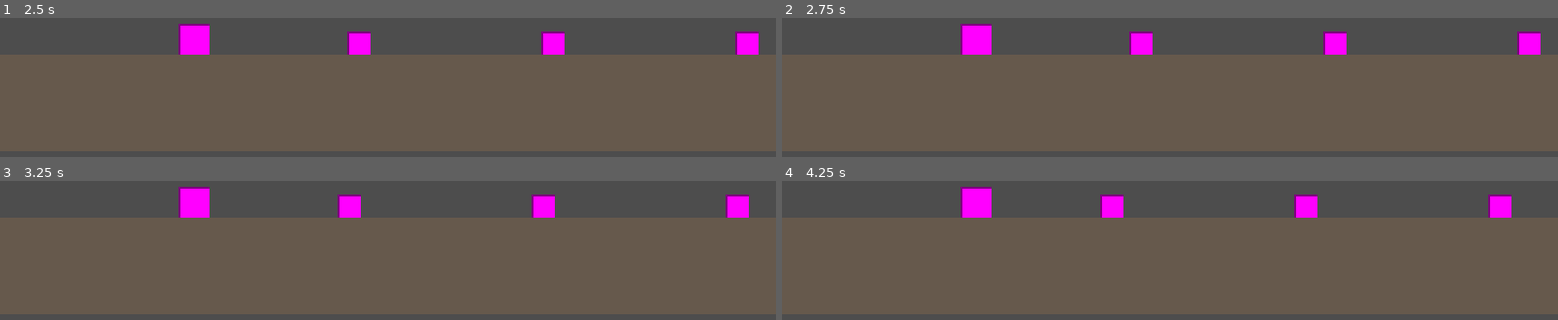
Above: before the commit, frames 1-4 (two rows, left to right).
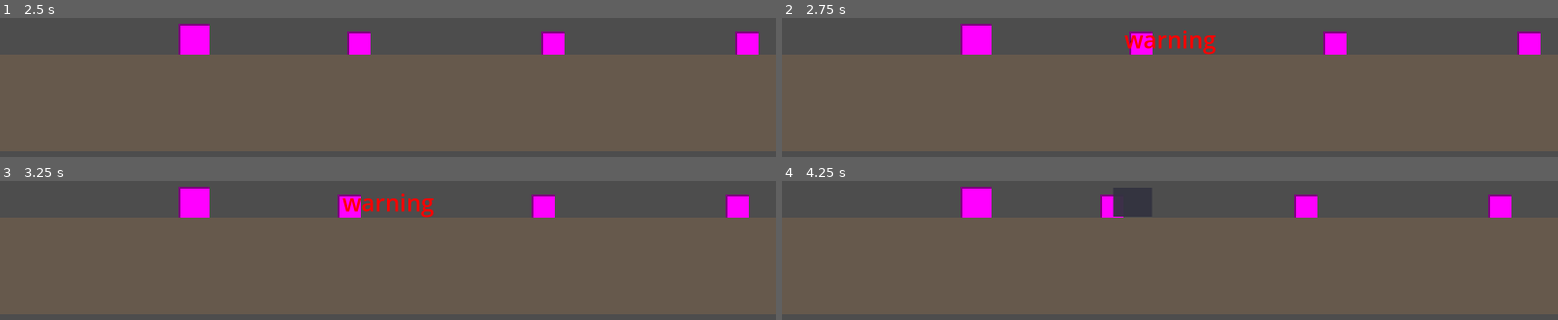
Above: after the commit, the same moments.

Repository: Lnx-Tao/GGJ2026
Game: Godot game, scene res://Scene/GameWorld.tscn
The game is run twice, just before and just after one commit, with the same random seed, the same clock (stepped at 60 frames per second) and the same inputs.
Inputs (mouse positions are in pixels of both pictures, inside the frame that each line leads up to):
- Up to frame 1 (2.5 s): tap Enter at 0.5, 2 s; move the mouse to (outside the picture) at 0.52 s; click (outside the picture) at 0.67 s; tap Space (ui_select) at 0.77, 1.25, 1.52 s; move the mouse to (232, 61) at 1.27 s; click (232, 61) at 1.42 s; move the mouse to (outside the picture) at 2.02 s; click (outside the picture) at 2.17 s
- Up to frame 2 (2.75 s): no input
- Up to frame 3 (3.25 s): move the mouse to (349, 289) at 2.77 s; click (349, 289) at 2.92 s; tap Space (ui_select) at 3.02 s
- Up to frame 4 (4.25 s): tap Space (ui_select) at 3.5, 3.77 s; move the mouse to (1402, 267) at 3.52 s; click (1402, 267) at 3.67 s

Frame 1 is identical in both runs. In frame 2, 0.7% of the frame differs, in the area x 44-56%, y 9-27%; in frame 3, 0.7%; in frame 4, 1.0%, in the area x 42-48%, y 4-26%.

Commit message:
加入监管者本身和四个不同类型敌人
监管者和四个敌人

Diff:
--- /dev/null
+++ b/ggj-2026/Prefab/enemy_butler.tscn
@@ -0,0 +1,32 @@
+[gd_scene load_steps=4 format=3 uid="uid://butler001"]
+
+[ext_resource type="Script" path="res://Script/enemy_butler.gd" id="1_script"]
+
+[sub_resource type="PlaceholderTexture2D" id="PlaceholderTexture2D_rect"]
+size = Vector2(48, 48)
+
+[sub_resource type="SpriteFrames" id="SpriteFrames_idle"]
+animations = [{
+"frames": [{
+"duration": 1.0,
+"texture": SubResource("PlaceholderTexture2D_rect")
+}],
+"loop": true,
+"name": &"idle",
+"speed": 5.0
+}]
+
+[sub_resource type="RectangleShape2D" id="RectangleShape2D_body"]
+size = Vector2(48, 48)
+
+[node name="Butler" type="StaticBody2D"]
+collision_layer = 2
+collision_mask = 0
+script = ExtResource("1_script")
+
+[node name="AnimatedSprite2D" type="AnimatedSprite2D" parent="."]
+sprite_frames = SubResource("SpriteFrames_idle")
+animation = &"idle"
+
+[node name="CollisionShape2D" type="CollisionShape2D" parent="."]
+shape = SubResource("RectangleShape2D_body")
--- /dev/null
+++ b/ggj-2026/Prefab/enemy_dancer.tscn
@@ -0,0 +1,32 @@
+[gd_scene load_steps=4 format=3 uid="uid://dancer001"]
+
+[ext_resource type="Script" path="res://Script/enemy_dancer.gd" id="1_script"]
+
+[sub_resource type="PlaceholderTexture2D" id="PlaceholderTexture2D_rect"]
+size = Vector2(48, 48)
+
+[sub_resource type="SpriteFrames" id="SpriteFrames_idle"]
+animations = [{
+"frames": [{
+"duration": 1.0,
+"texture": SubResource("PlaceholderTexture2D_rect")
+}],
+"loop": true,
+"name": &"idle",
+"speed": 5.0
+}]
+
+[sub_resource type="RectangleShape2D" id="RectangleShape2D_body"]
+size = Vector2(48, 48)
+
+[node name="Dancer" type="StaticBody2D"]
+collision_layer = 2
+collision_mask = 0
+script = ExtResource("1_script")
+
+[node name="AnimatedSprite2D" type="AnimatedSprite2D" parent="."]
+sprite_frames = SubResource("SpriteFrames_idle")
+animation = &"idle"
+
+[node name="CollisionShape2D" type="CollisionShape2D" parent="."]
+shape = SubResource("RectangleShape2D_body")
--- /dev/null
+++ b/ggj-2026/Prefab/enemy_guard.tscn
@@ -0,0 +1,32 @@
+[gd_scene load_steps=4 format=3 uid="uid://guard001"]
+
+[ext_resource type="Script" path="res://Script/enemy_guard.gd" id="1_script"]
+
+[sub_resource type="PlaceholderTexture2D" id="PlaceholderTexture2D_rect"]
+size = Vector2(48, 48)
+
+[sub_resource type="SpriteFrames" id="SpriteFrames_idle"]
+animations = [{
+"frames": [{
+"duration": 1.0,
+"texture": SubResource("PlaceholderTexture2D_rect")
+}],
+"loop": true,
+"name": &"idle",
+"speed": 5.0
+}]
+
+[sub_resource type="RectangleShape2D" id="RectangleShape2D_body"]
+size = Vector2(48, 48)
+
+[node name="Guard" type="StaticBody2D"]
+collision_layer = 2
+collision_mask = 0
+script = ExtResource("1_script")
+
+[node name="AnimatedSprite2D" type="AnimatedSprite2D" parent="."]
+sprite_frames = SubResource("SpriteFrames_idle")
+animation = &"idle"
+
+[node name="CollisionShape2D" type="CollisionShape2D" parent="."]
+shape = SubResource("RectangleShape2D_body")
--- /dev/null
+++ b/ggj-2026/Prefab/enemy_princess.tscn
@@ -0,0 +1,32 @@
+[gd_scene load_steps=4 format=3 uid="uid://princess01"]
+
+[ext_resource type="Script" path="res://Script/enemy_princess.gd" id="1_script"]
+
+[sub_resource type="PlaceholderTexture2D" id="PlaceholderTexture2D_rect"]
+size = Vector2(48, 48)
+
+[sub_resource type="SpriteFrames" id="SpriteFrames_idle"]
+animations = [{
+"frames": [{
+"duration": 1.0,
+"texture": SubResource("PlaceholderTexture2D_rect")
+}],
+"loop": true,
+"name": &"idle",
+"speed": 5.0
+}]
+
+[sub_resource type="RectangleShape2D" id="RectangleShape2D_body"]
+size = Vector2(48, 48)
+
+[node name="Princess" type="StaticBody2D"]
+collision_layer = 2
+collision_mask = 0
+script = ExtResource("1_script")
+
+[node name="AnimatedSprite2D" type="AnimatedSprite2D" parent="."]
+sprite_frames = SubResource("SpriteFrames_idle")
+animation = &"idle"
+
+[node name="CollisionShape2D" type="CollisionShape2D" parent="."]
+shape = SubResource("RectangleShape2D_body")
--- /dev/null
+++ b/ggj-2026/Prefab/supervisor.tscn
@@ -0,0 +1,72 @@
+[gd_scene load_steps=5 format=3 uid="uid://supervisor01"]
+
+[ext_resource type="Script" path="res://Script/supervisor.gd" id="1_script"]
+
+[sub_resource type="PlaceholderTexture2D" id="PlaceholderTexture2D_rect"]
+size = Vector2(64, 64)
+
+[sub_resource type="SpriteFrames" id="SpriteFrames_idle"]
+animations = [{
+"frames": [{
+"duration": 1.0,
+"texture": SubResource("PlaceholderTexture2D_rect")
+}],
+"loop": true,
+"name": &"idle",
+"speed": 5.0
+}]
+
+[node name="Supervisor" type="Node2D"]
+script = ExtResource("1_script")
+
+[node name="AnimatedSprite2D" type="AnimatedSprite2D" parent="."]
+sprite_frames = SubResource("SpriteFrames_idle")
+animation = &"idle"
+
+[node name="CanvasLayer" type="CanvasLayer" parent="."]
+
+[node name="UIRoot" type="Control" parent="CanvasLayer"]
+layout_mode = 3
+anchors_preset = 15
+anchor_right = 1.0
+anchor_bottom = 1.0
+grow_horizontal = 2
+grow_vertical = 2
+
+[node name="WarningLabel" type="Label" parent="CanvasLayer/UIRoot"]
+layout_mode = 1
+anchors_preset = 8
+anchor_left = 0.5
+anchor_top = 0.5
+anchor_right = 0.5
+anchor_bottom = 0.5
+offset_left = -80.0
+offset_top = -20.0
+offset_right = 80.0
+offset_bottom = 20.0
+theme_override_colors/font_color = Color(1, 0, 0, 1)
+theme_override_font_sizes/font_size = 48
+text = "warning"
+horizontal_alignment = 1
+vertical_alignment = 1
+
+[node name="EyeContainer" type="Control" parent="CanvasLayer/UIRoot"]
+layout_mode = 1
+anchors_preset = 8
+anchor_left = 0.5
+anchor_top = 0.5
+anchor_right = 0.5
+anchor_bottom = 0.5
+offset_left = -40.0
+offset_top = -30.0
+offset_right = 40.0
+offset_bottom = 30.0
+
+[node name="EyeSprite" type="ColorRect" parent="CanvasLayer/UIRoot/EyeContainer"]
+layout_mode = 1
+anchors_preset = 15
+anchor_right = 1.0
+anchor_bottom = 1.0
+color = Color(0.2, 0.2, 0.25, 0.95)
+grow_horizontal = 2
+grow_vertical = 2
--- a/ggj-2026/Scene/GameWorld.tscn
+++ b/ggj-2026/Scene/GameWorld.tscn
@@ -1,14 +1,21 @@
-[gd_scene load_steps=5 format=3 uid="uid://c6f1bby6ysc1w"]
+[gd_scene load_steps=9 format=3 uid="uid://c6f1bby6ysc1w"]
 
 [ext_resource type="Script" uid="uid://qdj1h4807qvl" path="res://Script/game_world.gd" id="1_script"]
 [ext_resource type="PackedScene" uid="uid://503kg0miryk0" path="res://Prefab/character.tscn" id="2_character"]
-[ext_resource type="PackedScene" path="res://Prefab/enemy.tscn" id="3_enemy"]
+[ext_resource type="PackedScene" path="res://Prefab/enemy_dancer.tscn" id="3_dancer"]
+[ext_resource type="PackedScene" path="res://Prefab/enemy_princess.tscn" id="4_princess"]
+[ext_resource type="PackedScene" path="res://Prefab/enemy_guard.tscn" id="5_guard"]
+[ext_resource type="PackedScene" path="res://Prefab/enemy_butler.tscn" id="6_butler"]
+[ext_resource type="PackedScene" path="res://Prefab/supervisor.tscn" id="7_supervisor"]
 
 [sub_resource type="RectangleShape2D" id="RectangleShape2D_platform"]
 size = Vector2(20000, 200)
 
 [node name="GameWorld" type="Node2D"]
 script = ExtResource("1_script")
+
+[node name="Supervisor" parent="." instance=ExtResource("7_supervisor")]
+position = Vector2(2407, 427)
 
 [node name="Camera2D" type="Camera2D" parent="."]
 position = Vector2(400, 450)
@@ -21,18 +28,21 @@
 shape = SubResource("RectangleShape2D_platform")
 
 [node name="PlatformVisual" type="Polygon2D" parent="Platform"]
-scale = Vector2(0.088, 1)
+scale = Vector2(0.11579999, 1)
 color = Color(0.4, 0.35, 0.3, 1)
-polygon = PackedVector2Array(0, 768, 20000, 768, 20000, 968, 0, 968)
+polygon = PackedVector2Array(0, 768, 20000, 768, 20000, 863.0349, 20000, 968, 0, 968)
 
 [node name="Character" parent="." instance=ExtResource("2_character")]
 position = Vector2(400, 736)
 
-[node name="Enemy1" parent="." instance=ExtResource("3_enemy")]
+[node name="Dancer" parent="." instance=ExtResource("3_dancer")]
 position = Vector2(800, 744)
 
-[node name="Enemy2" parent="." instance=ExtResource("3_enemy")]
+[node name="Princess" parent="." instance=ExtResource("4_princess")]
 position = Vector2(1200, 744)
 
-[node name="Enemy3" parent="." instance=ExtResource("3_enemy")]
+[node name="Guard" parent="." instance=ExtResource("5_guard")]
 position = Vector2(1600, 744)
+
+[node name="Butler" parent="." instance=ExtResource("6_butler")]
+position = Vector2(2000, 744)
--- /dev/null
+++ b/ggj-2026/Script/enemy_butler.gd
@@ -0,0 +1,6 @@
+extends Enemy
+
+## 敌人类型名称（管家）
+func _ready() -> void:
+	super._ready()
+	# 管家默认属性可在场景中通过 @export 调整
--- /dev/null
+++ b/ggj-2026/Script/enemy_dancer.gd
@@ -0,0 +1,5 @@
+extends Enemy
+
+## 敌人类型：舞者
+func _ready() -> void:
+	super._ready()
--- /dev/null
+++ b/ggj-2026/Script/enemy_guard.gd
@@ -0,0 +1,6 @@
+extends Enemy
+
+## 敌人类型名称（守卫）
+func _ready() -> void:
+	super._ready()
+	# 守卫默认属性可在场景中通过 @export 调整
--- /dev/null
+++ b/ggj-2026/Script/enemy_princess.gd
@@ -0,0 +1,6 @@
+extends Enemy
+
+## 敌人类型名称（公主）
+func _ready() -> void:
+	super._ready()
+	# 公主默认属性可在场景中通过 @export 调整
--- /dev/null
+++ b/ggj-2026/Script/supervisor.gd
@@ -0,0 +1,70 @@
+extends Node2D
+
+## 睁眼间隔：最小秒数
+@export var eye_interval_min: float = 4.0
+## 睁眼间隔：最大秒数
+@export var eye_interval_max: float = 8.0
+## 睁眼前提示时长（秒）
+@export var warning_duration: float = 1.5
+## 睁眼后眼睛左右看持续时间（秒）
+@export var eye_look_duration: float = 3.0
+
+@onready var warning_label: Label = $CanvasLayer/UIRoot/WarningLabel
+@onready var eye_container: Control = $CanvasLayer/UIRoot/EyeContainer
+@onready var eye_sprite: ColorRect = $CanvasLayer/UIRoot/EyeContainer/EyeSprite
+
+var _state: String = "idle"  # idle | warning | eye_open
+var _timer: float = 0.0
+var _next_eye_in: float = 0.0
+var _eye_look_t: float = 0.0
+var _viewport_center: Vector2 = Vector2(800, 450)
+
+func _ready() -> void:
+	_center_ui()
+	warning_label.visible = false
+	eye_container.visible = false
+	_schedule_next_eye()
+
+func _center_ui() -> void:
+	var viewport_size := get_viewport().get_visible_rect().size
+	_viewport_center = viewport_size / 2.0
+
+func _schedule_next_eye() -> void:
+	_state = "idle"
+	_next_eye_in = randf_range(eye_interval_min, eye_interval_max)
+	_timer = 0.0
+
+func _process(delta: float) -> void:
+	_timer += delta
+
+	match _state:
+		"idle":
+			if _timer >= _next_eye_in - warning_duration:
+				_state = "warning"
+				warning_label.visible = true
+				_timer = 0.0
+		"warning":
+			if _timer >= warning_duration:
+				warning_label.visible = false
+				_state = "eye_open"
+				eye_container.visible = true
+				_eye_look_t = 0.0
+				_timer = 0.0
+		"eye_open":
+			_eye_look_t += delta
+			_update_eye_look()
+			if _eye_look_t >= eye_look_duration:
+				eye_container.visible = false
+				_schedule_next_eye()
+
+func _update_eye_look() -> void:
+	# 3 秒内左右看：约 2 个来回（左→右→左→右）
+	var cycle := 0.75
+	var t := fmod(_eye_look_t, cycle) / cycle
+	var x_offset: float
+	if t < 0.5:
+		x_offset = lerpf(-120.0, 120.0, t * 2.0)
+	else:
+		x_offset = lerpf(120.0, -120.0, (t - 0.5) * 2.0)
+	eye_container.offset_left = -40.0 + x_offset
+	eye_container.offset_right = 40.0 + x_offset
Not shown, added: ggj-2026/Script/enemy_butler.gd.uid
Not shown, added: ggj-2026/Script/enemy_dancer.gd.uid
Not shown, added: ggj-2026/Script/enemy_guard.gd.uid
Not shown, added: ggj-2026/Script/enemy_princess.gd.uid
Not shown, added: ggj-2026/Script/supervisor.gd.uid
